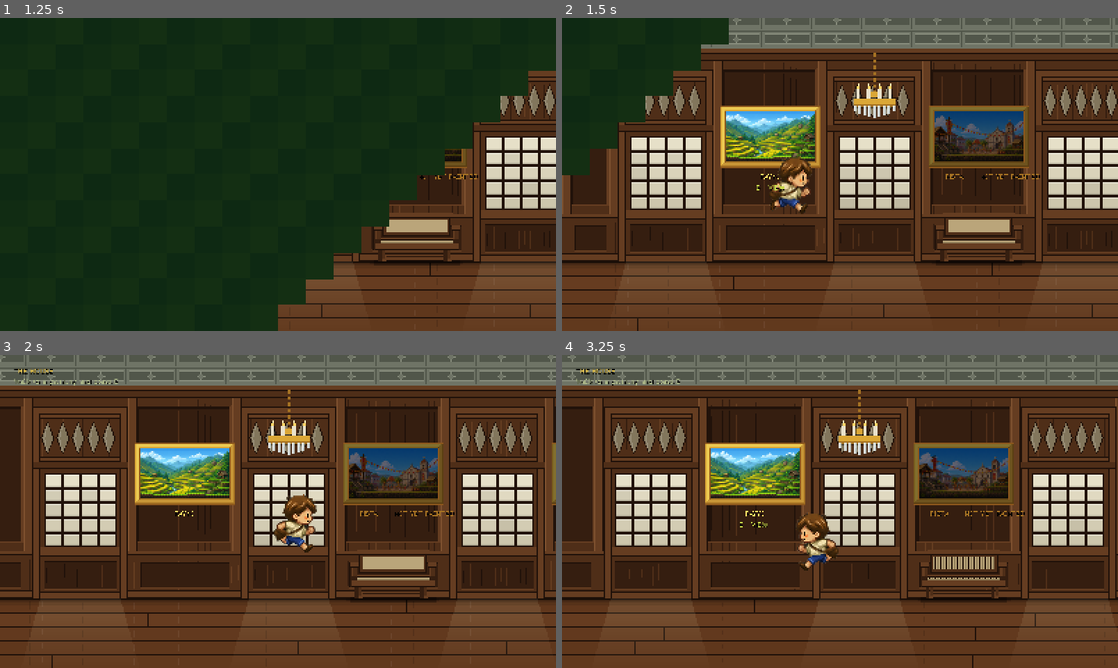
Above: before the commit, frames 1-4 (two rows, left to right).
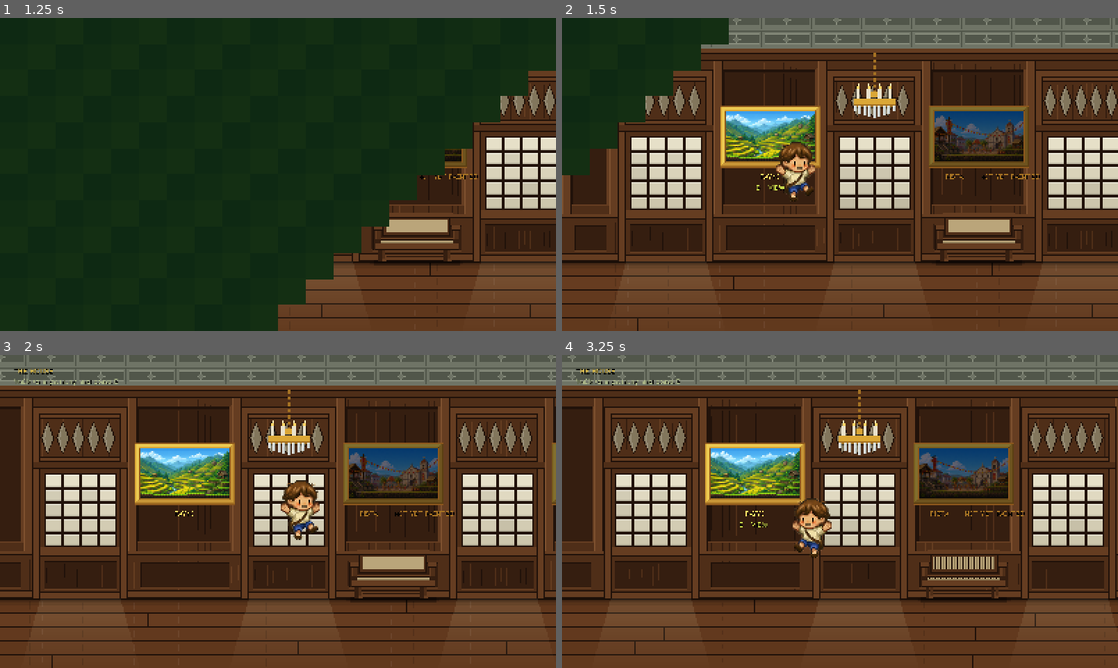
Above: after the commit, the same moments.

Repository: hyuuuan/OBRA
Game: Godot game, scene res://ui/main_menu.tscn
Same seed, same stepped clock (60 frames per second), same inputs: the game is played once before the commit and once after it.
Inputs (mouse positions are in pixels of both pictures, inside the frame that each line leads up to):
- Up to frame 1 (1.25 s): click "PLAY" at 0.5 s
- Up to frame 2 (1.5 s): tap E (interact) at 1.25 s; move the mouse to (962, 158) at 1.27 s; hold D (move_right) from 1.28 s (still down); hold Space (jump) from 1.28 s (still down); click (962, 158) at 1.42 s
- Up to frame 3 (2 s): keep holding D (move_right); keep holding Space (jump)
- Up to frame 4 (3.25 s): release D (move_right) at 2 s; release Space (jump) at 2 s; tap E (interact) at 2, 2.75 s; drag from (728, 527) to (956, 473) at 2.02 s; move the mouse to (895, 442) at 2.77 s; hold A (move_left) from 2.78 s (still down); hold R (redraw) from 2.78 s (still down); tap Space (jump) at 3.05 s

Frame 1 is identical in both runs. In frame 2, 1.1% of the frame differs, in the area x 37-46%, y 39-63%; in frame 3, 1.2%, in the area x 49-58%, y 40-64%; in frame 4, 1.0%.

Commit message:
Let the apo look like he is jumping
The jump pose existed, was wired, and was unreachable.

Its test sat UNDER the speed check, so it only ran when the player was standing
still -- and nobody jumps standing still. Every jump in this game is taken at a run,
which meant the walk cycle played all the way up and all the way down and the apo
crossed the gap paddling his legs. That is what "it looks like hovering while
jumping" was: not a missing animation, an ordering bug that reserved the animation
for the one case players never do.

Off the ground beats moving, so that test goes first.

Diff:
--- a/game/scripts/wanderer.gd
+++ b/game/scripts/wanderer.gd
@@ -214,6 +214,15 @@
 func _pose_for(horizontal_speed: float) -> StringName:
 	if _climbing():
 		return &"climb"
+	# OFF THE GROUND BEATS MOVING, and this test has to come first.
+	#
+	# It used to sit under the speed check, which meant it only ever ran when the player was
+	# standing still -- and nobody jumps standing still. Every jump in the game is taken at a
+	# run, so the pose stayed on the walk cycle the whole way up and down and the apo crossed
+	# the gap paddling his legs, which is what "hovering while jumping" was. The one case the
+	# old order got right was the vertical hop, which is the case players never do.
+	if not is_on_floor() and not is_in_water() and not _riding() and not _climbing():
+		return &"air"
 	var speed := absf(horizontal_speed)
 	# Riding is standing on something that is moving. The deck carries the player, so the
 	# hull's speed is not theirs and a walk cycle here is running on the spot.
@@ -224,8 +233,6 @@
 		return &"run" if speed > SPEED * RUN_FRACTION else &"walk"
 	# Standing still, and only then, the look poses. Held while moving they would fight
 	# the walk cycle for the same frames.
-	if not is_on_floor() and not is_in_water() and not _riding():
-		return &"air"
 	if Input.is_action_pressed(&"move_up"):
 		return &"look_up"
 	if Input.is_action_pressed(&"move_down"):
